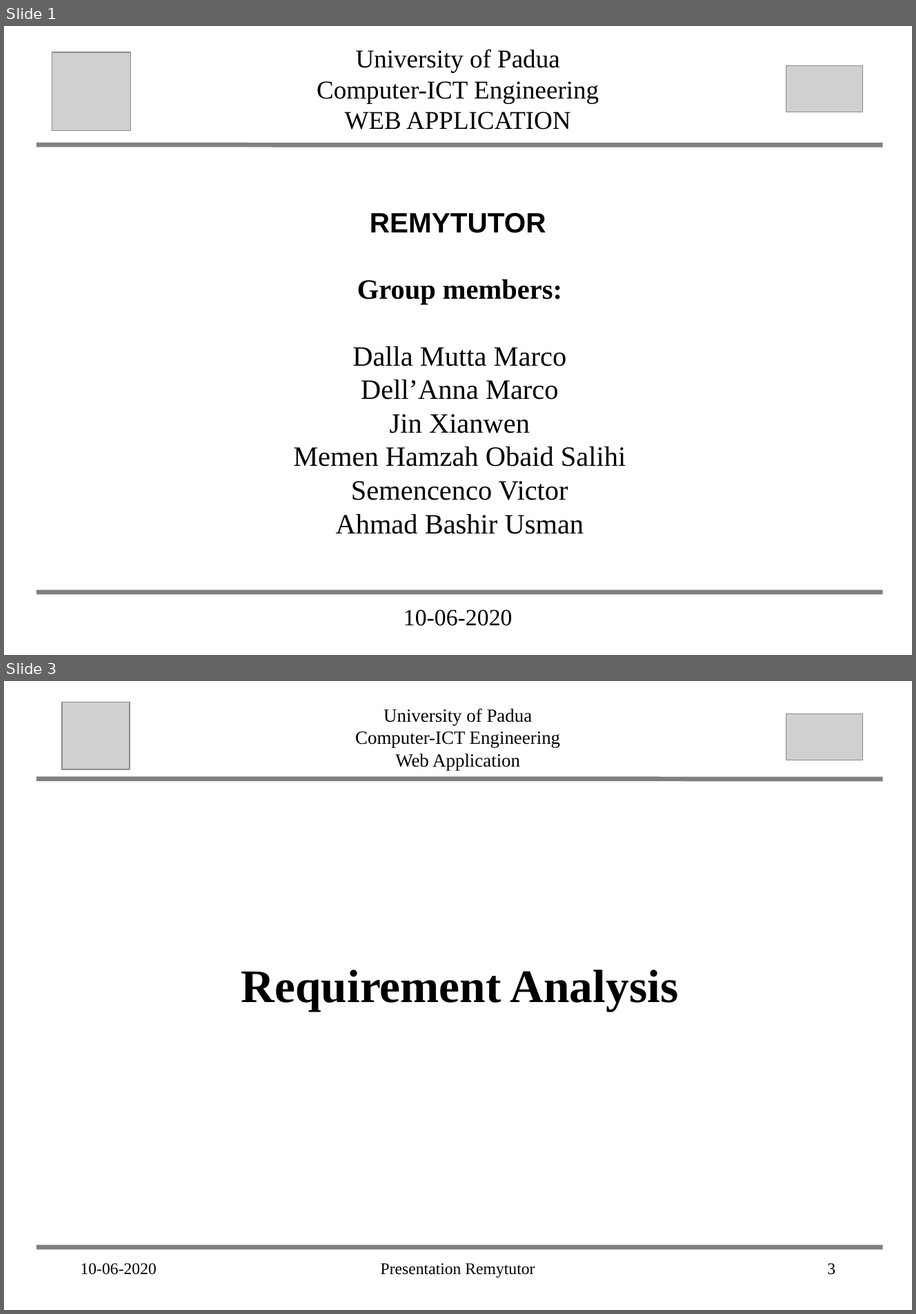
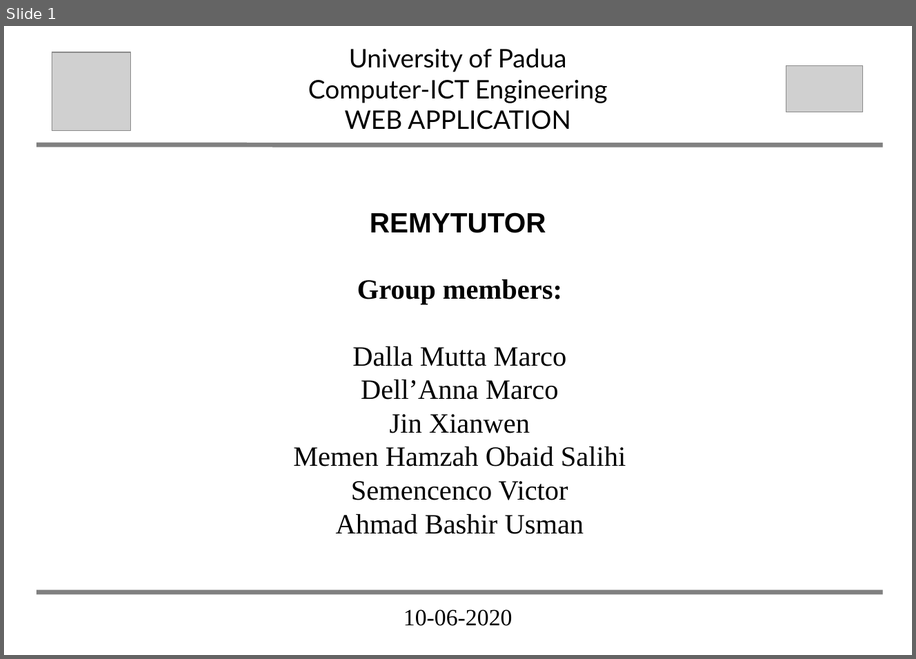
Before and after one commit to abahmadb/Web-Applications, a slide deck: HW2-RemuTutor-2019-2020 - Jin.ppt. Shown one above the other, each under a label of ours: slides 1 and 3 before the commit, slide 1 after it; the slides between them are not shown. The pictures are 916x1314 and 916x659 pixels, drawn with LibreOffice and Linux fonts; fonts in the diff are those of the drawing; grey boxes stand for pictures. Boxes give left, top, right and bottom in pixels: in the first picture for what was removed or moved away, otherwise in the second. Text is boxed around its words. In the diff, an @@ line names an element or a change of style, - is before the commit and + after.

```diff
--- a/HW2-RemuTutor-2019-2020 - Jin.ppt
+++ b/HW2-RemuTutor-2019-2020 - Jin.ppt
@@ slide 3 removed at <box>4,681,912,1310</box>, background #FFFFFF @@
@@ picture removed at <box>62,702,130,770</box> @@
@@ text removed at <box>355,709,560,770</box> @@
-University of Padua
-Computer-ICT Engineering
-Web Application
@@ picture removed at <box>786,713,862,760</box> @@
@@ line removed from (39, 779) to (880, 779) @@
@@ text removed at <box>241,969,679,1012</box> @@
-Requirement Analysis
@@ line removed from (39, 1246) to (880, 1246) @@
@@ text removed at <box>81,1263,156,1274</box> @@
-10-06-2020
@@ text removed at <box>381,1263,535,1277</box> @@
-Presentation Remytutor
@@ page number removed at <box>827,1263,835,1274</box> @@
-3
@@ slide 1 changed as well @@
@@ text "University of Padua": place and size @@
-text "University of Padua" at <box>317,49,599,129</box>
+text "University of Padua" at <box>308,48,608,129</box>
@@ text "University of Padua" at <box>308,48,608,129</box>: font Times New Roman to Lato @@
```
Also in this commit, not shown: 5 other slides changed, 5 other slides removed, 29 other files.
